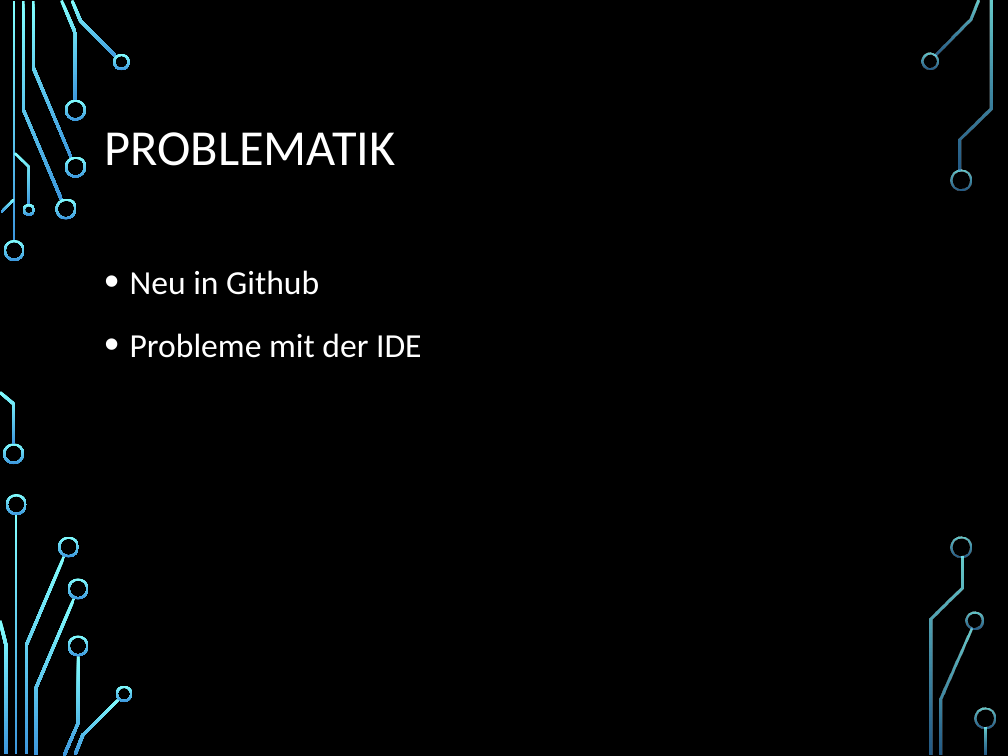
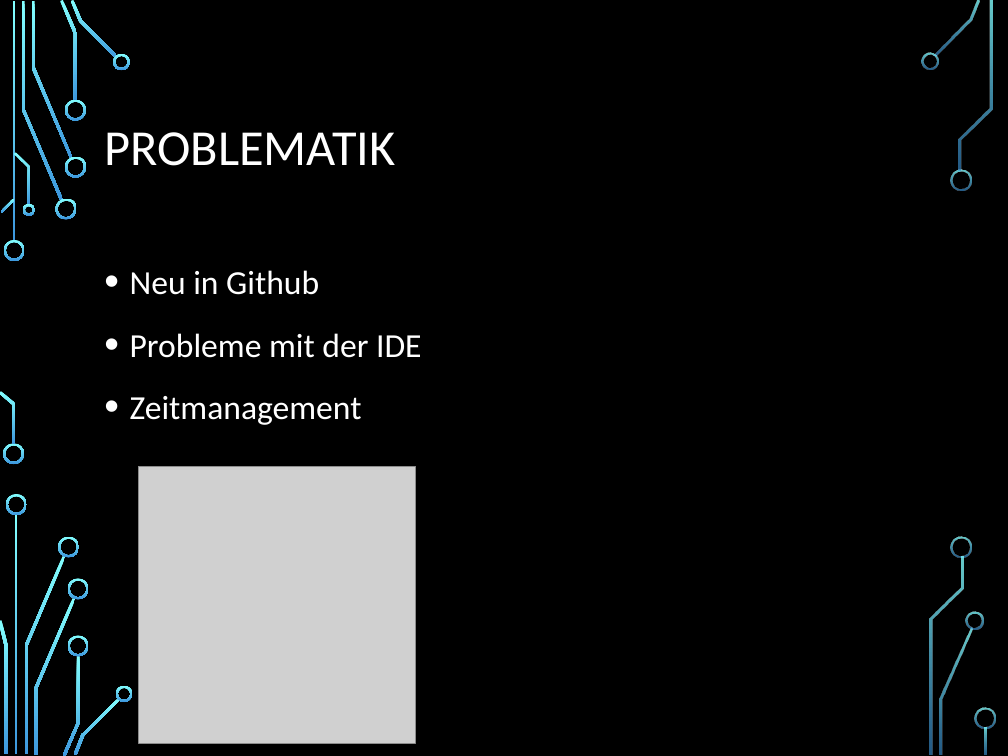
Before and after one commit to SanctumDesert/ZitateSammler, a slide deck: slide 13 of Zitatesammlung.pptx. Drawn at 1008x756 pixels with LibreOffice and Linux fonts; fonts in the diff are those of the drawing; grey boxes stand for pictures; background and template pictures are left out. Boxes give left, top, right and bottom in pixels: in the first picture for what was removed or moved away, otherwise in the second. Text is boxed around its words. In the diff, an @@ line names an element or a change of style, - is before the commit and + after.

```diff
--- a/Zitatesammlung.pptx
+++ b/Zitatesammlung.pptx
@@ text at <box>130,396,362,425</box>: paragraph added @@
+• Zeitmanagement
@@ picture added at <box>139,467,416,744</box> @@
```
Also in this commit, not shown: 3 other slides changed, 1 slide added, 1 slide removed.
